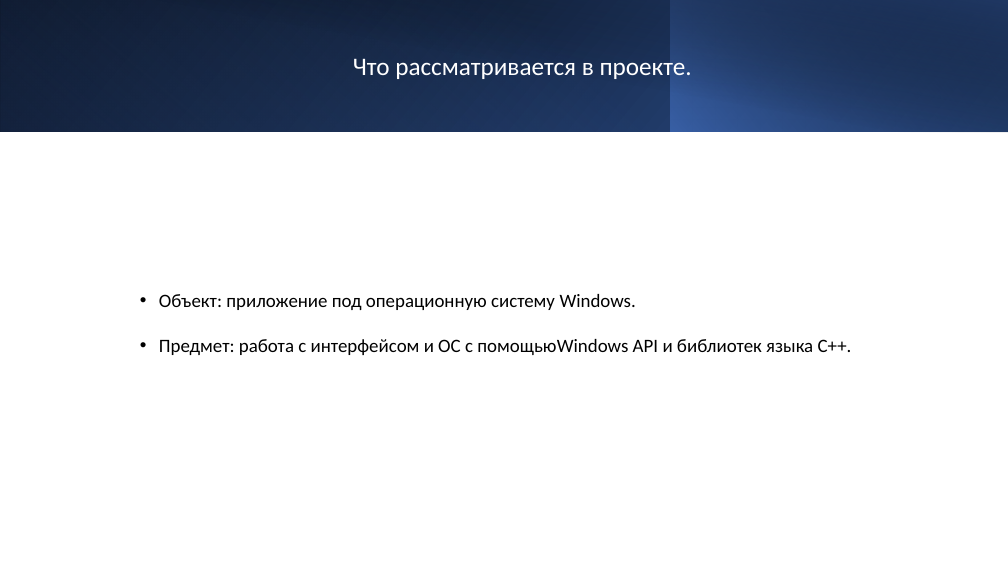
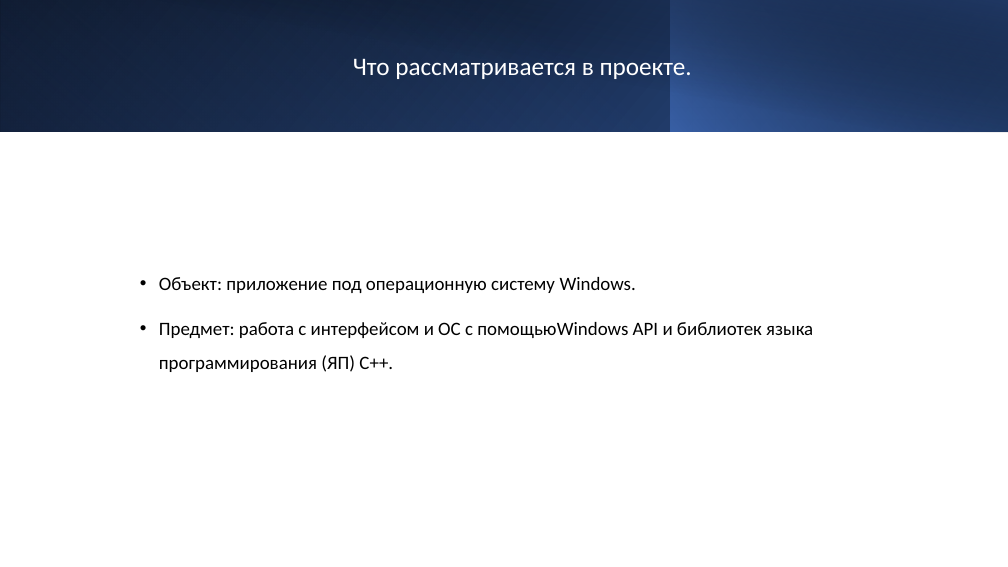
Before and after one commit to mosheadd/WinAPI_PRoject, a slide deck: slide 3 of Презентация.pptx. Drawn at 1008x567 pixels with LibreOffice and Linux fonts; fonts in the diff are those of the drawing. Boxes give left, top, right and bottom in pixels: in the first picture for what was removed or moved away, otherwise in the second. Text is boxed around its words. In the diff, an @@ line names an element or a change of style, - is before the commit and + after.

```diff
--- a/Презентация.pptx
+++ b/Презентация.pptx
@@ text at bbox=[159, 322, 813, 372]: text changed @@
-• Предмет: работа с интерфейсом и ОС с помощьюWindows API и библиотек языка C++.
+• Предмет: работа с интерфейсом и ОС с помощьюWindows API и библиотек языка программирования (ЯП) C++.
```
Also in this commit, not shown: 1 other slide changed, 3 slides added.
